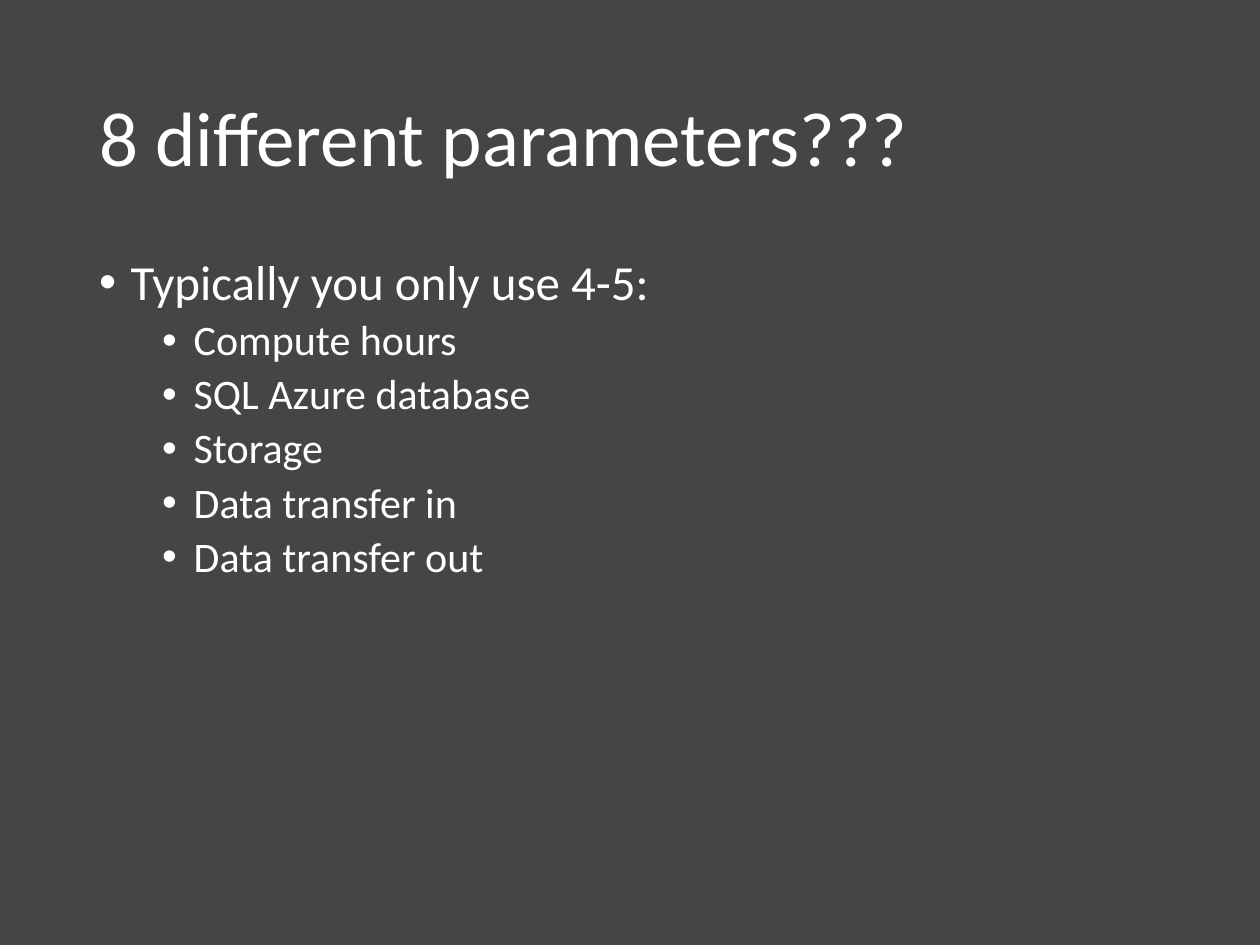
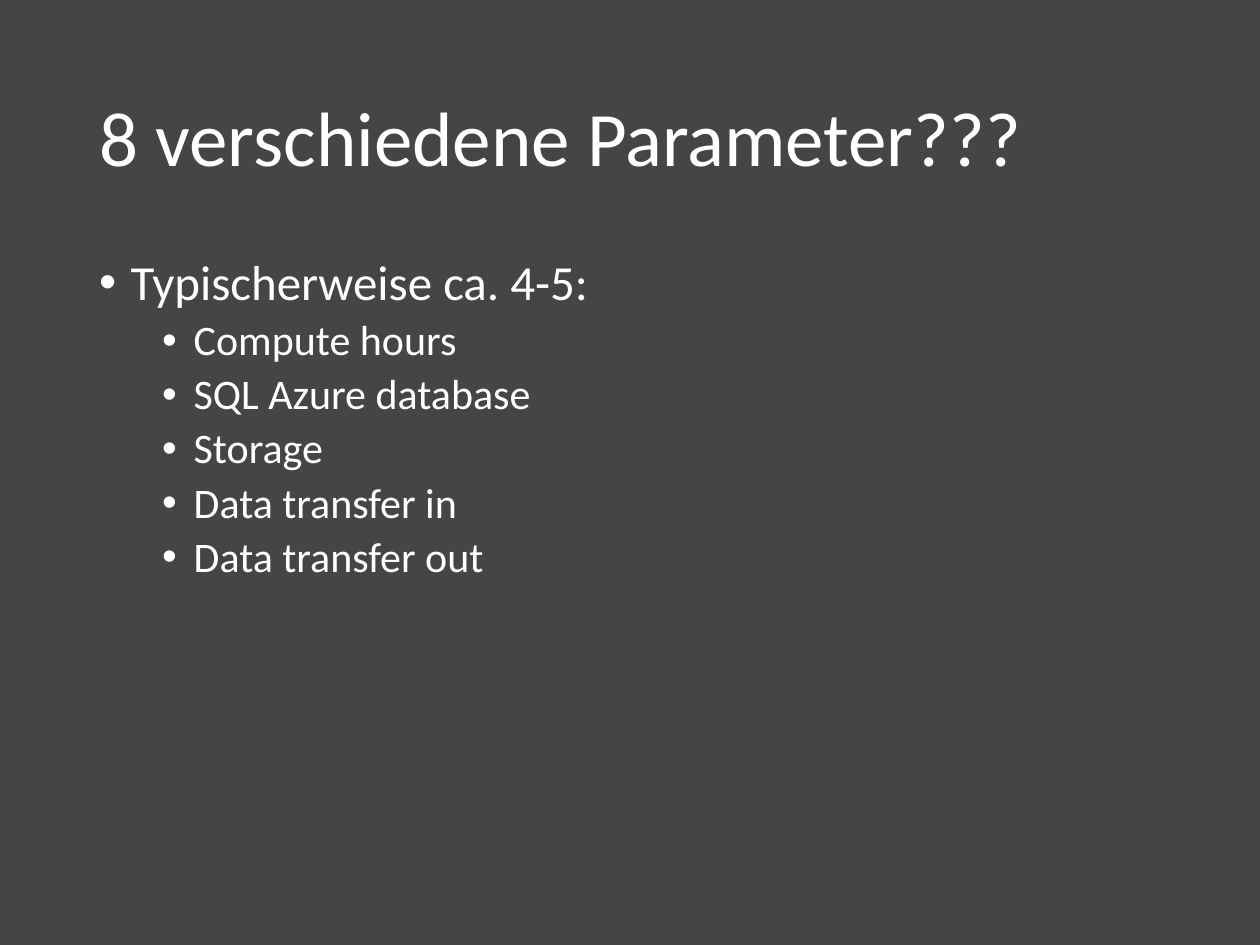
Before and after one commit to ErnstHutsteiner/AzureTraining, a slide deck: slide 34 of slides/Kapitel 1 Azure Ueberblick.pptx (slide 35 before the commit). Drawn at 1260x945 pixels with LibreOffice and Linux fonts; fonts in the diff are those of the drawing; background and template pictures are left out. Boxes give left, top, right and bottom in pixels: in the first picture for what was removed or moved away, otherwise in the second. Text is boxed around its words. In the diff, an @@ line names an element or a change of style, - is before the commit and + after.

```diff
--- a/slides/Kapitel 1 Azure Ueberblick.pptx
+++ b/slides/Kapitel 1 Azure Ueberblick.pptx
@@ title at <box>99,112,1021,167</box>: text changed @@
-8 different parameters???
+8 verschiedene Parameter???
@@ text at <box>131,266,588,308</box>: text changed @@
-• Typically you only use 4-5:
+• Typischerweise ca. 4-5:
```
Also in this commit, not shown: 4 other slides changed, 1 slide removed, 1 other file.
